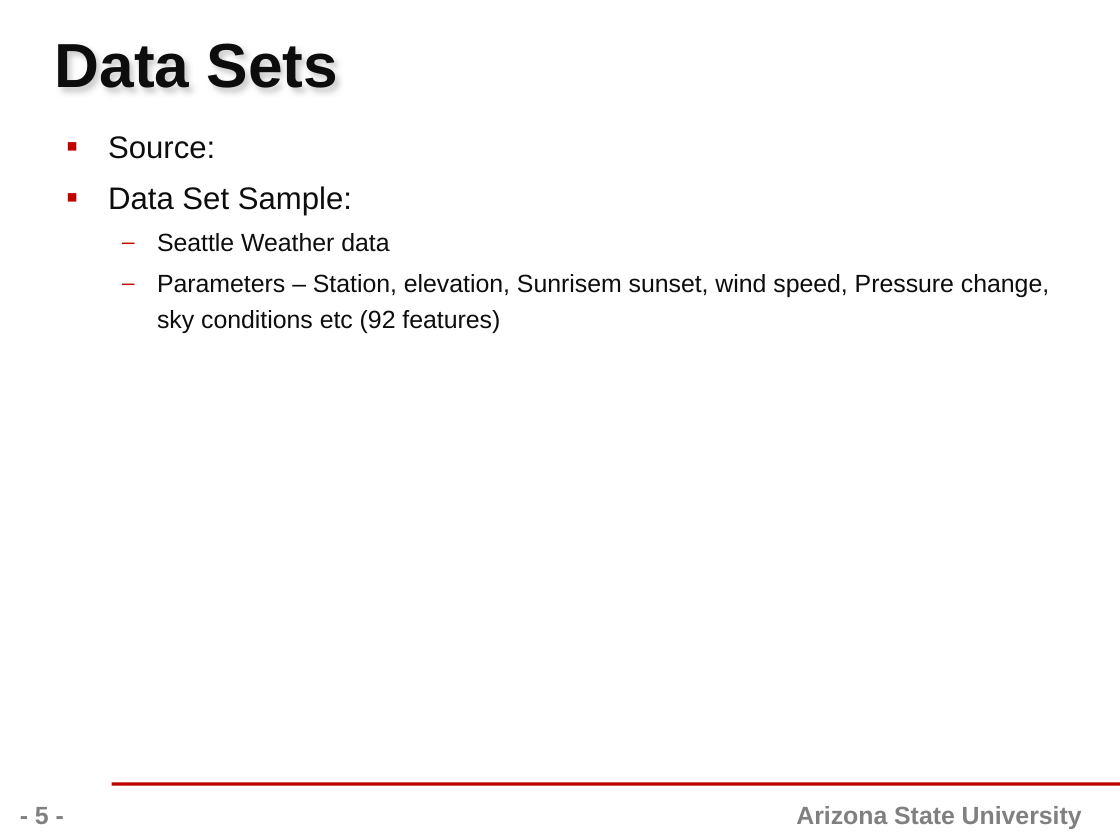
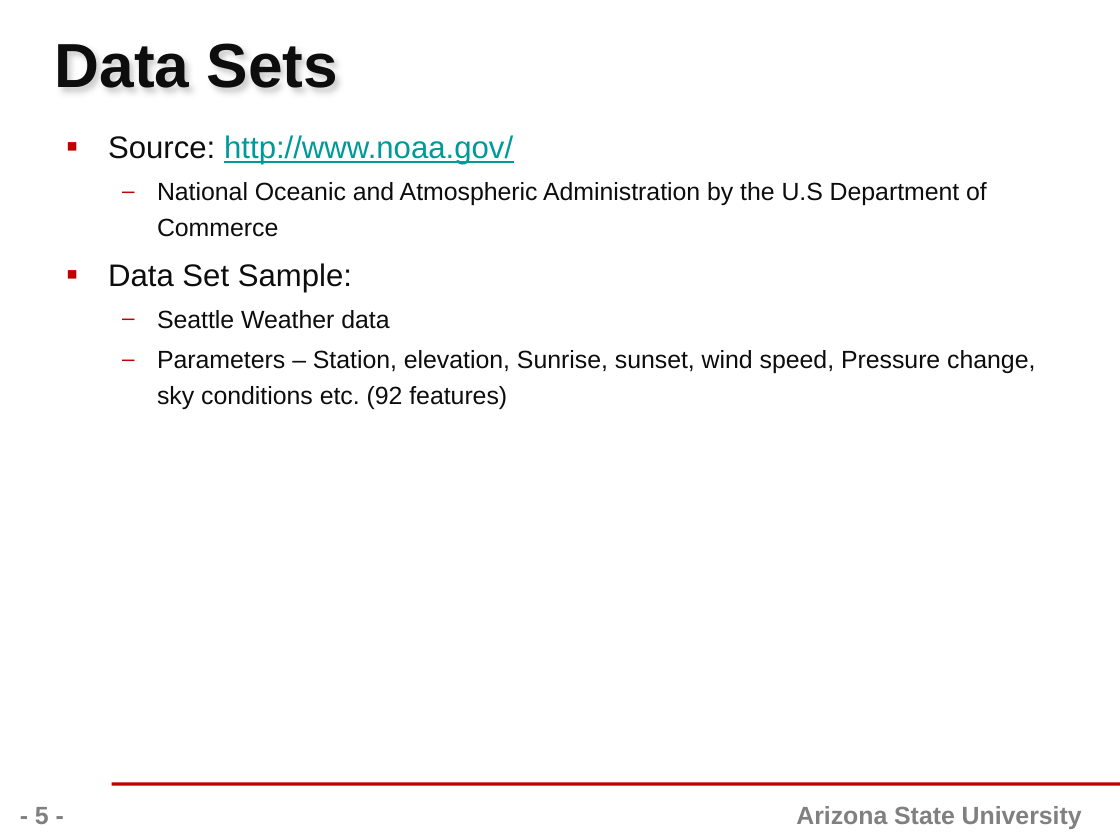
Before and after one commit to yeskarthik/WeatherForecastingSML, a slide deck: slide 5 of Presentation/575-ClassProject-Template.pptx. Drawn at 1120x840 pixels with LibreOffice and Linux fonts; fonts in the diff are those of the drawing; background and template pictures are left out. Boxes give left, top, right and bottom in pixels: in the first picture for what was removed or moved away, otherwise in the second. Text is boxed around its words. In the diff, an @@ line names an element or a change of style, - is before the commit and + after.

```diff
--- a/Presentation/575-ClassProject-Template.pptx
+++ b/Presentation/575-ClassProject-Template.pptx
@@ text at (108,135,987,237): text changed; size 20 to 16 pt @@
-▪ Source:
+▪ Source: http://www.noaa.gov/
+  – National Oceanic and Atmospheric Administration by the U.S Department of Commerce
@@ text at (157,350,1035,409): text changed @@
-  – Parameters – Station, elevation, Sunrisem sunset, wind speed, Pressure change, sky conditions etc (92 features)
+  – Parameters – Station, elevation, Sunrise, sunset, wind speed, Pressure change, sky conditions etc. (92 features)
```
Also in this commit, not shown: 1 other slide changed, 2 other files.
